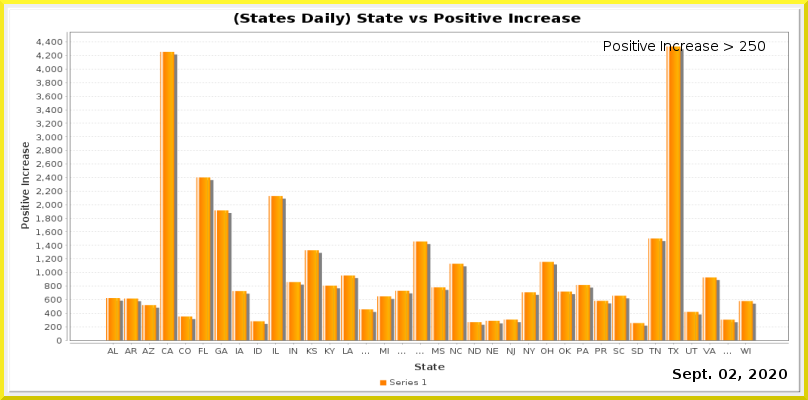
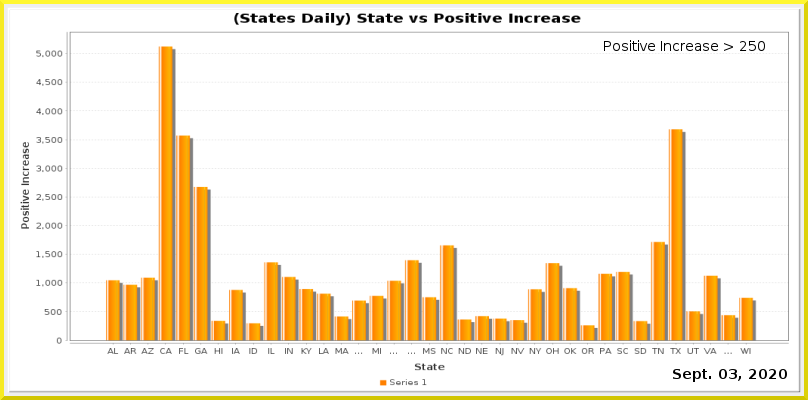
Revision of a layered (808, 400) image; what changed, layer by layer:
painted on "Current Date" over (729, 369, 737, 379)
painted on "Date_vs_TestIncrease.png" over (36, 38, 789, 356)
